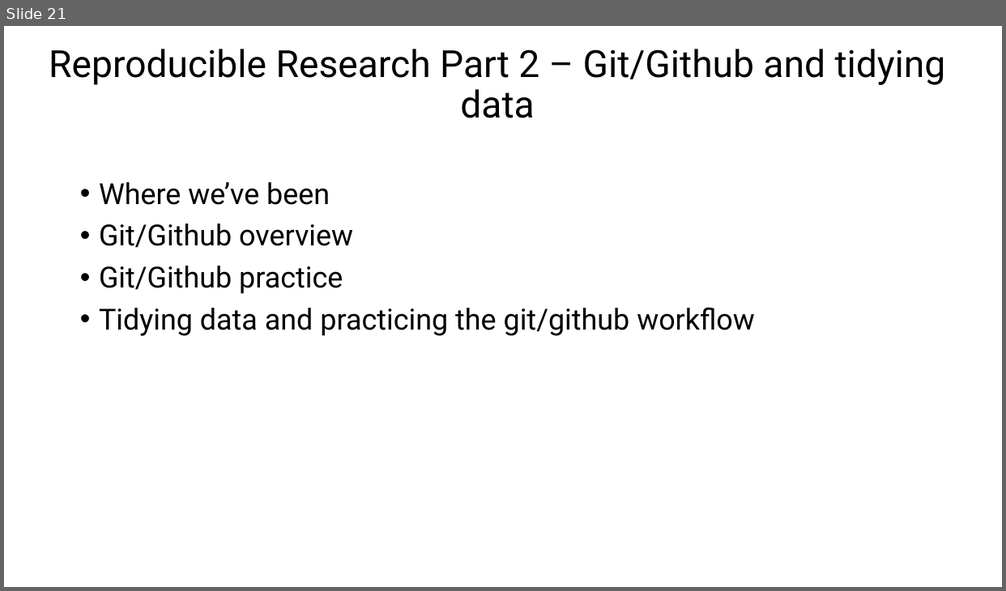
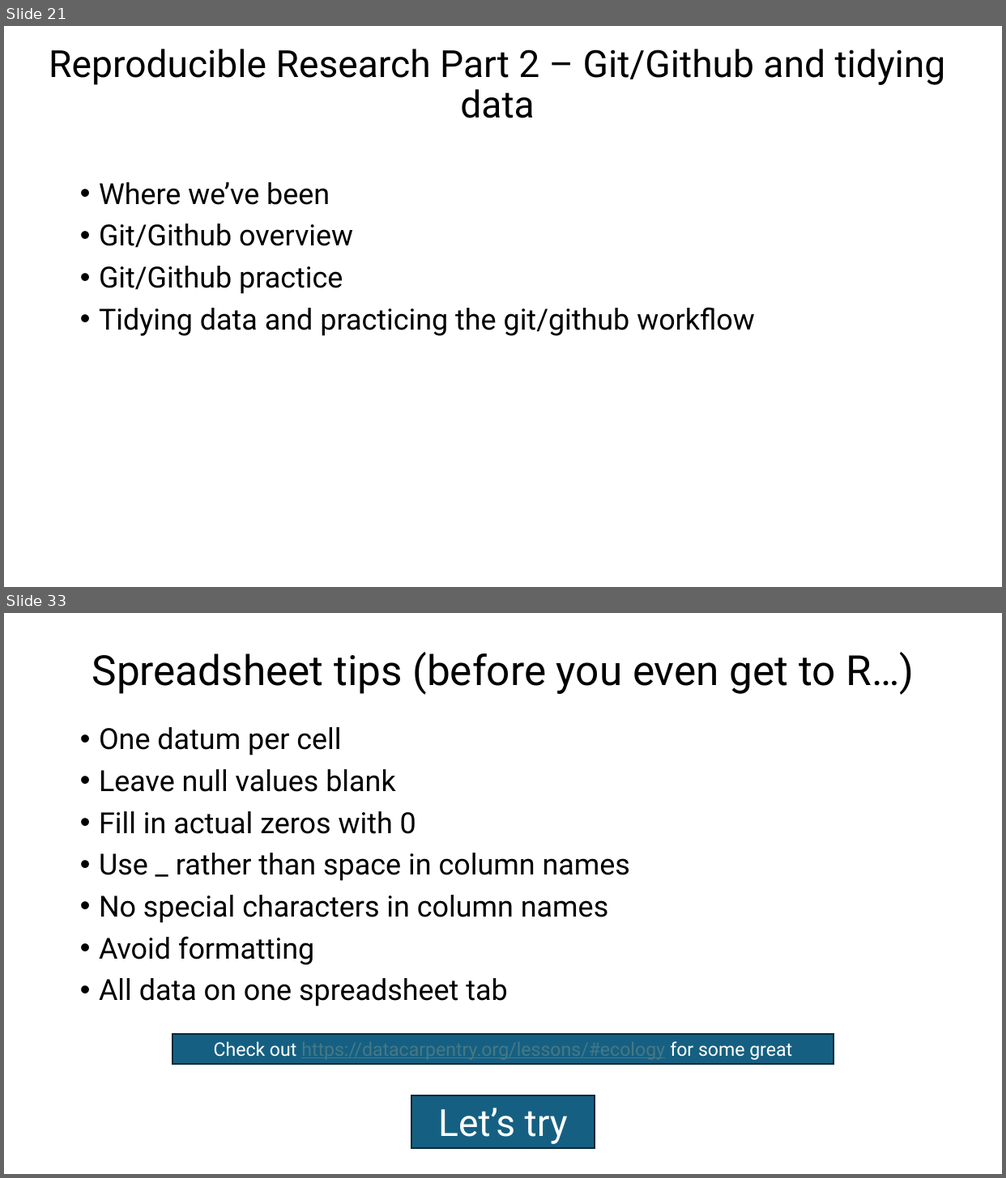
Before and after one commit to marissadyck/reproducible-research-R-ASM, a slide deck: docs/Reproducible research in R.pptx. Shown one above the other, each under a label of ours: slide 21 before the commit, slides 21 and 33 after it; the slides between them are not shown. The pictures are 1006x591 and 1006x1178 pixels, drawn with LibreOffice and Linux fonts; fonts in the diff are those of the drawing. Boxes give left, top, right and bottom in pixels: in the first picture for what was removed or moved away, otherwise in the second. Text is boxed around its words. In the diff, an @@ line names an element or a change of style, - is before the commit and + after.

```diff
--- a/docs/Reproducible research in R.pptx
+++ b/docs/Reproducible research in R.pptx
@@ slide 33 added at (x1=4, y1=613, x2=1002, y2=1174), background #FFFFFF @@
@@ title added at (x1=92, y1=652, x2=914, y2=695), 40 pt, text #000000 @@
+Spreadsheet tips (before you even get to R…)
@@ text added at (x1=99, y1=727, x2=630, y2=1007), 28 pt, text #000000 @@
+• One datum per cell
+• Leave null values blank
+• Fill in actual zeros with 0
+• Use _ rather than space in column names
+• No special characters in column names
+• Avoid formatting
+• All data on one spreadsheet tab
@@ rectangle added at (x1=172, y1=1034, x2=833, y2=1064), fill #156082, outline #092A39 1.5 pt, 18 pt, text #467886, underline @@
+Check out https://datacarpentry.org/lessons/#ecology for some great resources!
@@ rectangle added at (x1=412, y1=1096, x2=594, y2=1149), fill #156082, outline #092A39 1.5 pt, 36 pt, text #FFFFFF @@
+Let’s try it!
```
Also in this commit, not shown: 8 other slides added, 1 slide removed, 2 other files.
